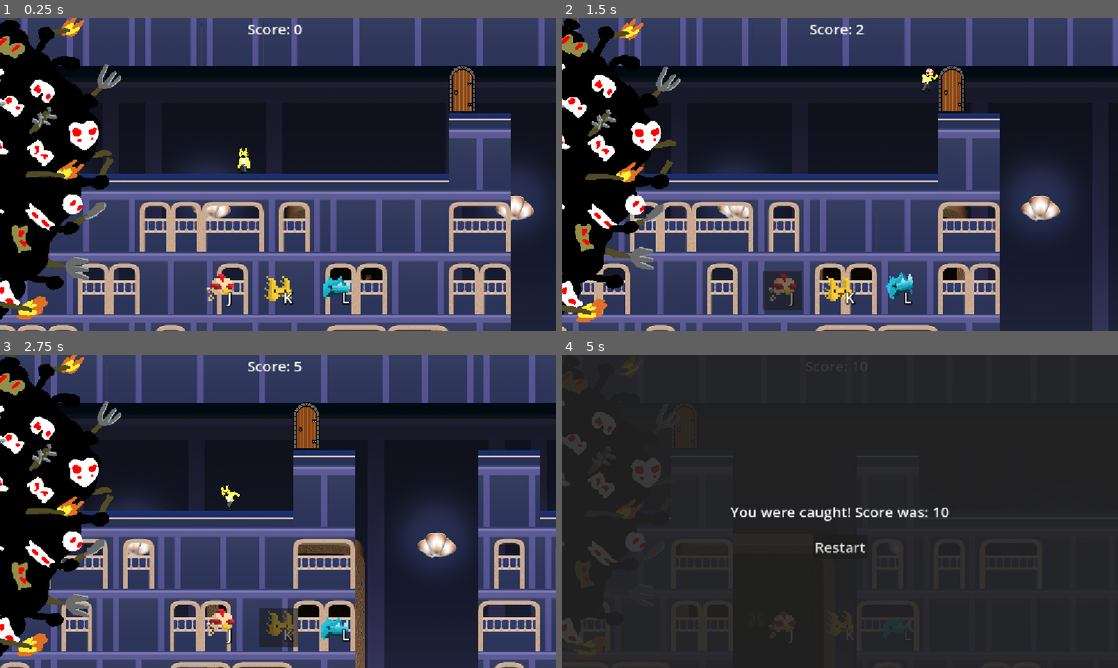
Above: before the commit, frames 1-4 (two rows, left to right).
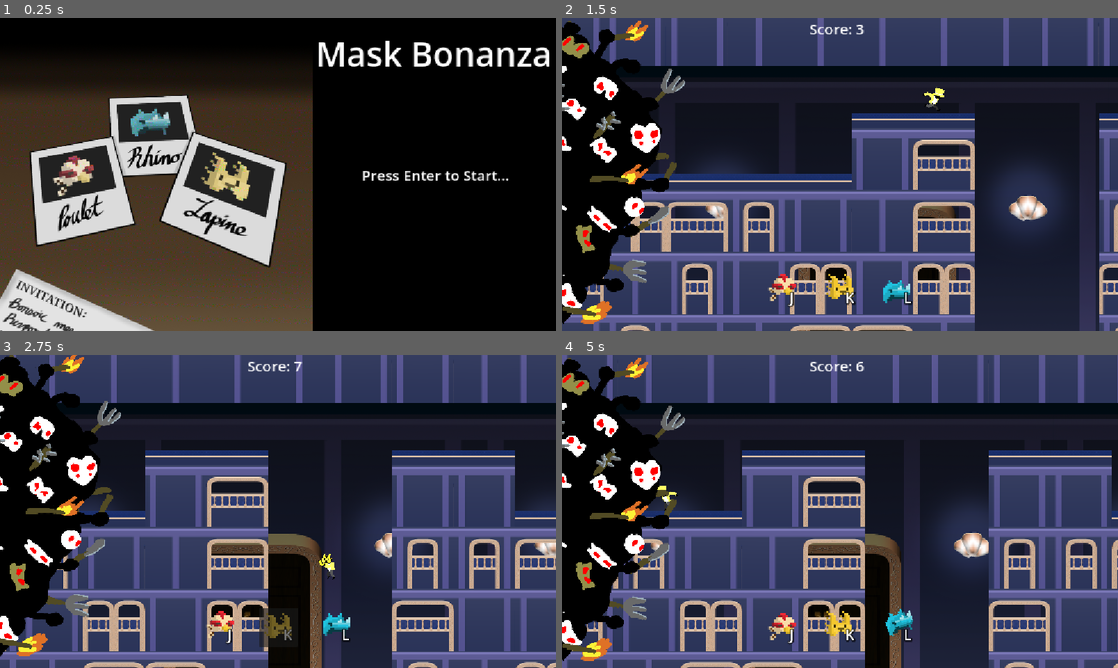
Above: after the commit, the same moments.

Repository: UndVasIstDas/GlobalGameJam2026
Game: Godot game, scene res://Levels/main_menu.tscn
Same seed, same stepped clock (60 frames per second), same inputs: the game is played once before the commit and once after it. Before the commit the project starts from res://Levels/world.tscn.
Inputs:
- Up to frame 1 (0.25 s): no input
- Up to frame 2 (1.5 s): tap Enter (Start, bound only after the commit) at 0.5, 0.6 s; hold D (Right) from 0.53 s (still down); tap Space (Jump) at 0.77 s; tap J (Power1) at 1.35 s
- Up to frame 3 (2.75 s): tap Space (Jump) at 1.52 s; tap Enter (Start, bound only after the commit) at 1.55, 2.3 s; release D (Right) at 2.03 s; hold A (Left) from 2.03 s (still down); tap K (Power2) at 2.1 s
- Up to frame 4 (5 s): release A (Left) at 2.78 s; hold D (Right) 2.78-4.28 s; tap L (Power3) at 2.85 s; tap Space (Jump) at 3.02, 3.77, 4.52 s; tap Enter (Start, bound only after the commit) at 3.05, 3.6, 4.35 s; hold A (Left) from 4.28 s (still down)

The runs differ from the first frame. In frame 1, 92% of the frame differs, in the area x 0-100%, y 0-100%; in frame 2, 31%; in frame 3, 42%; in frame 4, 77%.

Commit message:
Main menu done

Diff:
--- /dev/null
+++ b/Levels/main_menu.gd
@@ -0,0 +1,21 @@
+extends Node2D
+
+var started = false
+
+# Called when the node enters the scene tree for the first time.
+func _ready() -> void:
+	pass
+
+
+# Called every frame. 'delta' is the elapsed time since the previous frame.
+func _process(_delta: float) -> void:
+	if Input.is_action_just_pressed("Start") and not started: load_world(null)
+
+
+func load_world(world):
+	if(world):
+		remove_child(world)
+		world.queue_free()
+	get_node("MainMenu").visible = false
+	add_child(load("res://Levels/world.tscn").instantiate())
+	started = true
--- /dev/null
+++ b/Levels/main_menu.tscn
@@ -0,0 +1,72 @@
+[gd_scene format=3 uid="uid://bbuikmyly45xh"]
+
+[ext_resource type="Texture2D" uid="uid://dpur55trg5fun" path="res://Assets/maskheist_thumbnail.png" id="1_6ucrw"]
+[ext_resource type="Script" uid="uid://dl4041cvsrphy" path="res://Levels/main_menu.gd" id="1_jy27m"]
+
+[node name="MainMenu" type="Node2D" unique_id=135213743]
+script = ExtResource("1_jy27m")
+
+[node name="MainMenu" type="Control" parent="." unique_id=1924550267]
+z_index = 6
+layout_mode = 3
+anchors_preset = 8
+anchor_left = 0.5
+anchor_top = 0.5
+anchor_right = 0.5
+anchor_bottom = 0.5
+offset_right = 1152.0
+offset_bottom = 648.0
+grow_horizontal = 2
+grow_vertical = 2
+
+[node name="SplashArt" type="TextureRect" parent="MainMenu" unique_id=1943033820]
+z_index = 1
+layout_mode = 1
+anchors_preset = 9
+anchor_bottom = 1.0
+offset_right = 720.0
+offset_bottom = 72.0
+grow_vertical = 2
+scale = Vector2(0.9, 0.9)
+texture = ExtResource("1_6ucrw")
+
+[node name="MainBackground" type="ColorRect" parent="MainMenu" unique_id=751890706]
+layout_mode = 1
+anchors_preset = 15
+anchor_right = 1.0
+anchor_bottom = 1.0
+grow_horizontal = 2
+grow_vertical = 2
+color = Color(0, 0, 0, 1)
+
+[node name="Title" type="RichTextLabel" parent="MainMenu" unique_id=1651340649]
+z_index = 1
+layout_mode = 1
+anchors_preset = 1
+anchor_left = 1.0
+anchor_right = 1.0
+offset_left = -506.0
+offset_bottom = 148.0
+grow_horizontal = 0
+theme_override_font_sizes/normal_font_size = 70
+text = "Mask Bonanza"
+horizontal_alignment = 1
+vertical_alignment = 1
+
+[node name="Prompt" type="Label" parent="MainMenu" unique_id=1353357810]
+z_index = 1
+layout_mode = 1
+anchors_preset = 6
+anchor_left = 1.0
+anchor_top = 0.5
+anchor_right = 1.0
+anchor_bottom = 0.5
+offset_left = -499.0
+offset_top = -42.0
+offset_bottom = 44.0
+grow_horizontal = 0
+grow_vertical = 2
+theme_override_font_sizes/font_size = 30
+text = "Press Enter to Start..."
+horizontal_alignment = 1
+vertical_alignment = 1
--- a/Scripts/world.gd
+++ b/Scripts/world.gd
@@ -4,6 +4,7 @@
 const MODULE_PATH = "res://Levels";
 const MODULE_LIST = ["module_4","module_0"] 	# List of module scenes
 const MODULE_LIMIT = 10
+const SPEED_MIN = 4
 
 var module_pos_queue = [0] 		# x-offset for the next module
 var module_queue = []	# queue tracking the number of modules
@@ -30,10 +31,12 @@
 # Called every frame. 'delta' is the elapsed time since the previous frame.
 func _process(delta: float) -> void:
 	if not is_game_active:
+		if Input.is_action_just_pressed("Start"):
+			get_parent().load_world(self)
 		return
 
 	# Move camera proportional to time (in seconds)
-	var speed = max(VIEWPORT_SPEED_MOD*sqrt(Time.get_ticks_msec()-start_time), 2)
+	var speed = max(VIEWPORT_SPEED_MOD*sqrt(Time.get_ticks_msec()-start_time), SPEED_MIN)
 	get_node("Viewport").position += Vector2(speed, 0) # Update viewport speed
 	get_node("Player").speed = 300+1.1*speed/(delta)
 
--- a/project.godot
+++ b/project.godot
@@ -11,7 +11,7 @@
 [application]
 
 config/name="MaskBonanza"
-run/main_scene="uid://f7qud7k2qoaa"
+run/main_scene="uid://bbuikmyly45xh"
 config/features=PackedStringArray("4.6", "Forward Plus")
 config/icon="uid://dpur55trg5fun"
 
@@ -63,6 +63,11 @@
 "events": [Object(InputEventKey,"resource_local_to_scene":false,"resource_name":"","device":-1,"window_id":0,"alt_press …(192 unchanged characters)…
 ]
 }
+Start={
+"deadzone": 0.2,
+"events": [Object(InputEventKey,"resource_local_to_scene":false,"resource_name":"","device":-1,"window_id":0,"alt_pressed":false,"shift_pressed":false,"ctrl_pressed":false,"meta_pressed":false,"pressed":false,"keycode":0,"physical_keycode":4194309,"key_label":0,"unicode":0,"location":0,"echo":false,"script":null)
+]
+}
 
 [physics]
 
Not shown, added: Levels/main_menu.gd.uid
Not shown: 1 places in Levels/world.tscn that only renumber resources
